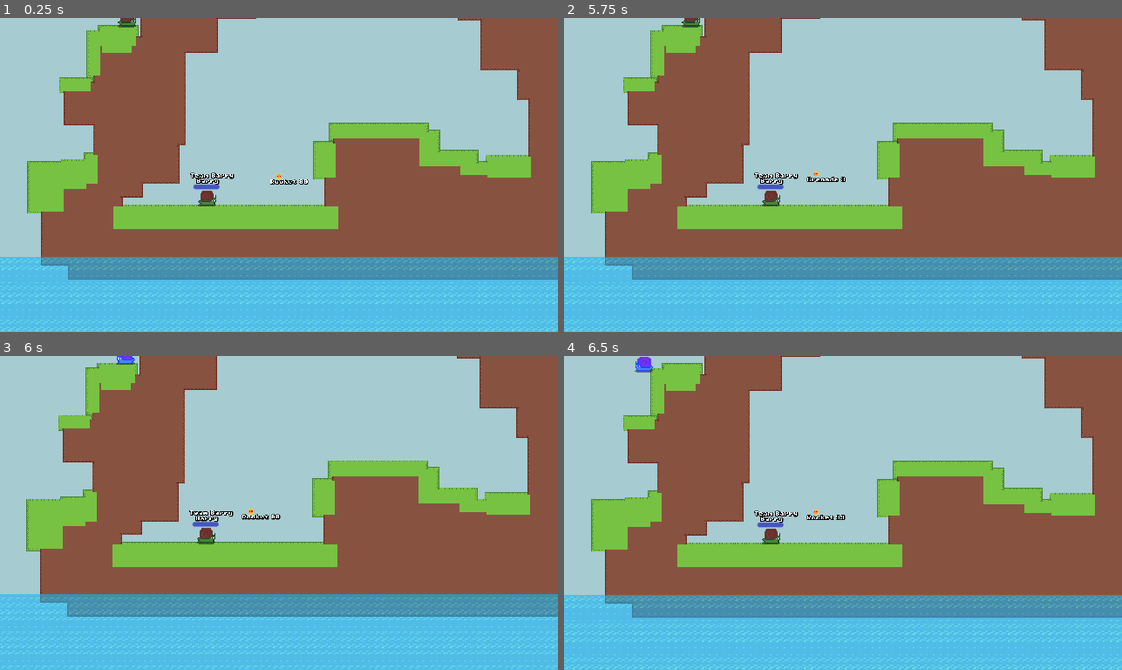
Above: before the commit, frames 1-4 (two rows, left to right).
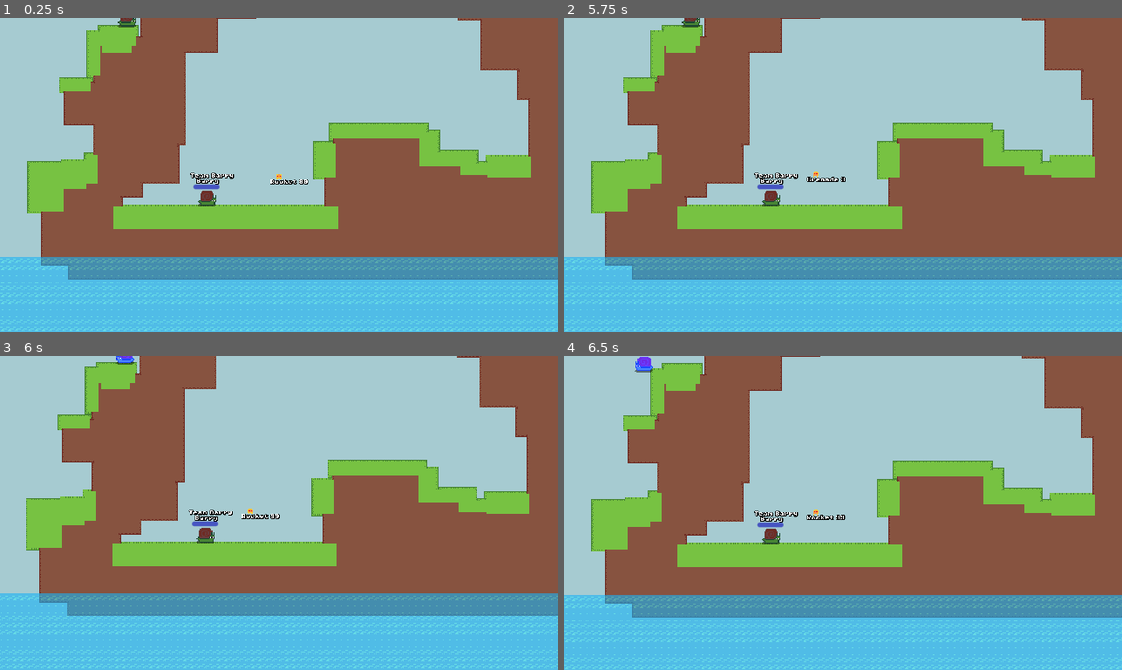
Above: after the commit, the same moments.

Repository: codingbanana21/Snail-Wars
Game: Godot game, scene res://scenes/game.tscn
The game is run twice, just before and just after one commit, with the same random seed, the same clock (stepped at 60 frames per second) and the same inputs.
Inputs (mouse positions are in pixels of both pictures, inside the frame that each line leads up to):
- Up to frame 1 (0.25 s): no input
- Up to frame 2 (5.75 s): tap Enter (skip) at 0.5, 2, 3.5 s; move the mouse to (870, 175) at 0.52 s; press the mouse at (870, 175) at 0.53 s; hold D (right) 0.53-2.03 s; tap W (jump) at 0.77, 1.52, 3.02, 3.77, 4.52 s; tap Space at 1.25, 2.75, 4.25 s; move the mouse to (815, 175) at 1.27 s; release the mouse at (815, 175) at 1.28 s; tap Mouse wheel down (last_weapon) at 1.35, 3.6 s; move the mouse to (854, 168) at 2.02 s; hold A (left) 2.03-2.78 s; tap Mouse wheel up (next_weapon) at 2.1, 4.35 s; move the mouse to (837, 181) at 2.77 s; hold D (right) 2.78-4.28 s; click (837, 181) at 2.85 s; move the mouse to (887, 178) at 3.52 s; move the mouse to (798, 171) at 4.27 s; hold A (left) 4.28-5.03 s; move the mouse to (848, 175) at 5.02 s; press the mouse at (848, 175) at 5.03 s; hold D (right) from 5.03 s (still down)
- Up to frame 3 (6 s): move the mouse to (256, 506) at 5.77 s; release D (right) at 5.78 s; release the mouse at (256, 506) at 5.78 s; hold A (left) from 5.78 s (still down); tap Mouse wheel down (last_weapon) at 5.85 s
- Up to frame 4 (6.5 s): keep holding A (left); tap W (jump) at 6.02 s

Frames 1-2 are identical in both runs. In frame 3, 7.1% of the frame differs, in the area x 0-100%, y 0-100%; in frame 4, nothing differs.

Commit message:
Change hiting effect

Diff:
--- a/projectiles/air_strike.tscn
+++ b/projectiles/air_strike.tscn
@@ -4,7 +4,6 @@
 
 [node name="AirStrike" unique_id=791496552 instance=ExtResource("1_y44nj")]
 speed = 0.0
-damage = 40
 knockback = 750
 explosion_size = 24
 explosion_accuracy = 28.0
--- a/projectiles/destroyer_of_games.tscn
+++ b/projectiles/destroyer_of_games.tscn
@@ -4,12 +4,12 @@
 
 [node name="DestroyerOfGames" unique_id=791496552 instance=ExtResource("1_cudxu")]
 speed = 0.0
-projectile_gravity = 1000
-damage = 100.0
-knockback = 2500
-explosion_time = 10.0
+projectile_gravity = 1800
+damage = 200.0
+knockback = 2000
+explosion_time = 12.0
 explosion_size = 30
-explosion_accuracy = 36.0
-projectile_hp = 5
+explosion_accuracy = 40.0
+projectile_hp = 4
 bounce = true
 spawn_at_mouse = true
--- a/projectiles/drill.tscn
+++ b/projectiles/drill.tscn
@@ -5,7 +5,7 @@
 
 [node name="Drill" unique_id=152536886 instance=ExtResource("1_d7knd")]
 speed = 60.0
-damage = 25
+damage = 35.0
 knockback = 800
 explosion_size = 7
 explosion_accuracy = 7.0
--- a/projectiles/drill_strike.tscn
+++ b/projectiles/drill_strike.tscn
@@ -5,7 +5,7 @@
 
 [node name="DrillStrike" unique_id=791496552 instance=ExtResource("1_qlak5")]
 speed = 0.0
-damage = 25
+damage = 35.0
 knockback = 600
 explosion_size = 7
 explosion_accuracy = 7.0
--- a/projectiles/rock.tscn
+++ b/projectiles/rock.tscn
@@ -9,8 +9,8 @@
 radius = 9.0
 
 [node name="Rock" unique_id=791496552 instance=ExtResource("1_2tc5i")]
-damage = 25
-knockback = 1200
+damage = 20.0
+knockback = 800
 explosion_size = 4
 explosion_accuracy = 0.0
 projectile_hp = 6
--- a/scenes/hit_particle.tscn
+++ b/scenes/hit_particle.tscn
@@ -2,16 +2,23 @@
 
 [sub_resource type="ParticleProcessMaterial" id="ParticleProcessMaterial_y514s"]
 particle_flag_disable_z = true
+angle_min = -360.0
+angle_max = 360.00003
+inherit_velocity_ratio = 1.0
 spread = 180.0
-initial_velocity_min = 50.0
-initial_velocity_max = 100.0
-gravity = Vector3(0, 150, 0)
-scale_min = 4.0
-scale_max = 7.0
+initial_velocity_min = 64.0
+initial_velocity_max = 512.0
+angular_velocity_min = -360.0
+angular_velocity_max = 359.99997
+gravity = Vector3(0, 512, 0)
+scale_min = 3.0
+scale_max = 10.0
 
 [node name="HitParticle" type="GPUParticles2D" unique_id=1351955161]
-amount = 30
+emitting = false
+amount = 50
 lifetime = 3.0
 one_shot = true
 explosiveness = 1.0
+trail_lifetime = 0.09999999999999999
 process_material = SubResource("ParticleProcessMaterial_y514s")
--- a/scenes/mouse.tscn
+++ b/scenes/mouse.tscn
@@ -20,7 +20,6 @@
 label_settings = ExtResource("3_xa71f")
 
 [node name="ShakeTimer" type="Timer" parent="." unique_id=1389379614]
-wait_time = 0.1
 one_shot = true
 
 [node name="Camera2D" type="Camera2D" parent="." unique_id=1976517052]
--- a/scripts/Mouse.gd
+++ b/scripts/Mouse.gd
@@ -5,6 +5,7 @@
 @onready var camera_2d: Camera2D = $Camera2D
 
 var moving: bool = false
+var shake_amount: float = 0.0
 
 
 func _ready() -> void:
@@ -30,8 +31,8 @@
 	weapon_label.text += " " + str(Globals.weapons_left[Globals.weapon_number])
 
 	if !shake_timer.is_stopped():
-		camera_2d.offset.x = randf_range(-3, 3)
-		camera_2d.offset.y = randf_range(-3, 3)
+		camera_2d.offset.x = randf_range(-shake_amount, shake_amount)
+		camera_2d.offset.y = randf_range(-shake_amount, shake_amount)
 	else:
 		camera_2d.offset = Vector2.ZERO
 
@@ -47,5 +48,6 @@
 		moving = false
 
 
-func shake():
-	shake_timer.start()
+func shake(amount: float = 3.0, time: float = 0.1):
+	shake_amount = amount
+	shake_timer.start(time)
--- a/scripts/projectile.gd
+++ b/scripts/projectile.gd
@@ -19,6 +19,7 @@
 func _ready() -> void:
 	explosion_timer.start(explosion_time)
 
+	#spawn type
 	if spawn_at_mouse:
 		global_position.x = Mouse.global_position.x
 		global_position.y = -1024.0
@@ -30,7 +31,6 @@
 func _physics_process(delta: float) -> void:
 	velocity.y += projectile_gravity * delta
 	rotation = velocity.angle()
-
 	move_and_slide()
 
 
@@ -40,15 +40,23 @@
 		big_explode = true
 		queue_free()
 
-	# Shake the screen
-	Mouse.shake()
+	if big_explode:
+		Mouse.shake(damage / 10.0)
+	else:
+		Mouse.shake(damage / 20.0)
+
+	var hit_particle: GPUParticles2D = load("res://scenes/hit_particle.tscn").instantiate()
+	hit_particle.global_position = global_position
+	hit_particle.emitting = true
 
 	if big_explode:
-		var hit_particle: GPUParticles2D = load("res://scenes/hit_particle.tscn").instantiate()
-		hit_particle.global_position = global_position
-		hit_particle.emitting = true
-		get_parent().add_child(hit_particle)
-	elif bounce:
+		hit_particle.amount = int(damage)
+	else:
+		hit_particle.amount = int(damage / 2.0)
+
+	get_parent().add_child(hit_particle)
+
+	if bounce:
 		velocity.y *= -1
 
 	# destroy map
@@ -68,7 +76,7 @@
 				body.damage(hit_power * damage)
 				body.velocity = -transform.x * hit_power * knockback
 			else:
-				body.damage(hit_power * damage / 4.0)
+				body.damage(hit_power * damage / 2.0)
 
 
 func _on_explosion_timer_timeout() -> void:
